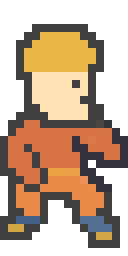
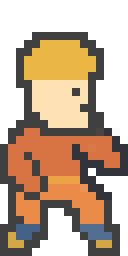
Layers edited between the first and the second 128px x 256px image:
renamed "Layer 3" to "Layer 4", painted on it over [0, 24, 128, 256]
